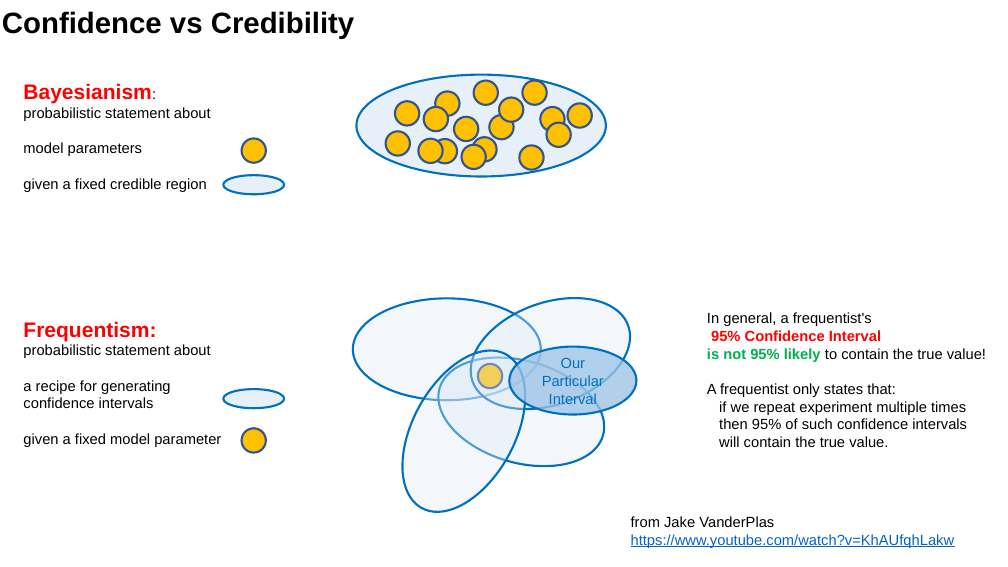
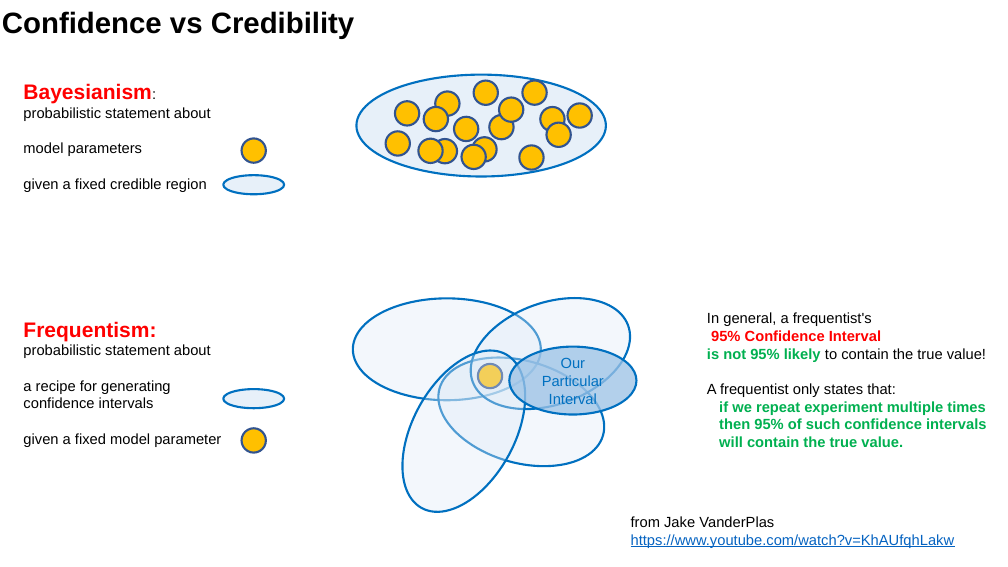
Before and after one commit to lselector/statistics, a slide deck: slide 8 of statistics_01_probability.pptx. Drawn at 1008x567 pixels with LibreOffice and Linux fonts; fonts in the diff are those of the drawing. Boxes give left, top, right and bottom in pixels: in the first picture for what was removed or moved away, otherwise in the second. Text is boxed around its words. In the diff, an @@ line names an element or a change of style, - is before the commit and + after.

```diff
--- a/statistics_01_probability.pptx
+++ b/statistics_01_probability.pptx
@@ text at (719, 401, 987, 447): text colour #000000 to #00B050, bold on in "if we repeat experiment multiple times", "then 95% of such confidence intervals", "will contain the true value." @@
```
Also in this commit, not shown: 7 other slides changed, 3 slides added.
